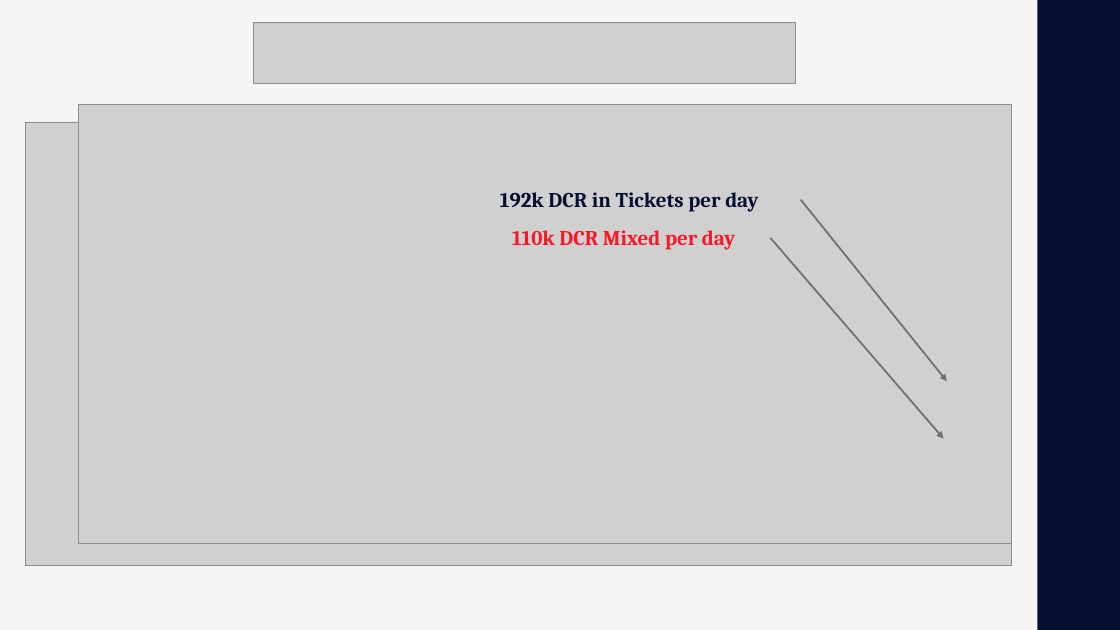
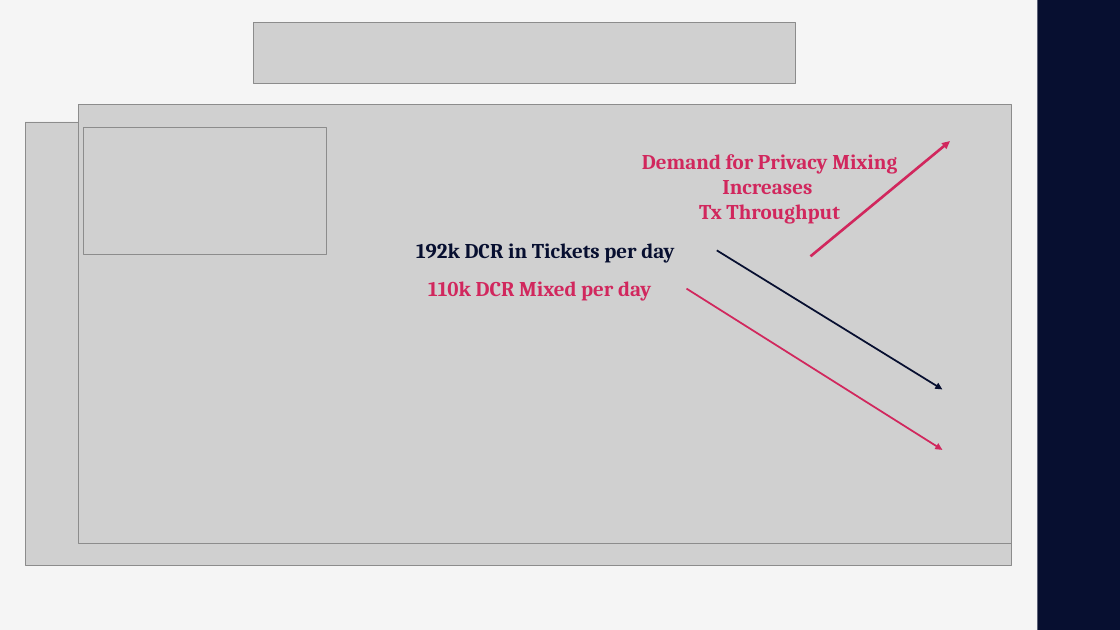
Before and after one commit to cryptobuks1/checkonchain, a slide deck: slide 28 of research_articles/masterclasses/consensus_distributed/consensus_distributed.pptx (slide 25 before the commit). Drawn at 1120x630 pixels with LibreOffice and Linux fonts; fonts in the diff are those of the drawing; grey boxes stand for pictures; background and template pictures are left out. Boxes give left, top, right and bottom in pixels: in the first picture for what was removed or moved away, otherwise in the second. Text is boxed around its words. In the diff, an @@ line names an element or a change of style, - is before the commit and + after.

```diff
--- a/research_articles/masterclasses/consensus_distributed/consensus_distributed.pptx
+++ b/research_articles/masterclasses/consensus_distributed/consensus_distributed.pptx
@@ picture added at (83,127,326,255) @@
@@ arrow added from (811, 256) to (950, 141), #D1275D 2.25 pt @@
@@ text added at (642,154,897,224), 18 pt, text #D1275D, bold @@
+Demand for Privacy Mixing Increases
+Tx Throughput
@@ text "192k DCR in Tickets per ...": place and size @@
-text "192k DCR in Tickets per ..." at (500,192,758,212)
+text "192k DCR in Tickets per ..." at (416,243,674,263)
@@ arrow moved from (801, 200) - (947, 381) to (717, 250) - (943, 390) @@
@@ arrow (717, 250) - (943, 390): stroke #6F6F74 1.5 pt to #070F30 1.5 pt @@
@@ text "110k DCR Mixed per day": place and size @@
-text "110k DCR Mixed per day" at (512,230,735,250)
+text "110k DCR Mixed per day" at (428,281,651,301)
@@ text "110k DCR Mixed per day" at (428,281,651,301): text colour #F91727 to #D1275D @@
@@ arrow moved from (770, 238) - (944, 439) to (686, 289) - (943, 450) @@
@@ arrow (686, 289) - (943, 450): stroke #6F6F74 1.5 pt to #D1275D 1.5 pt @@
```
Also in this commit, not shown: 10 other slides changed, 3 slides added, 37 other files.
